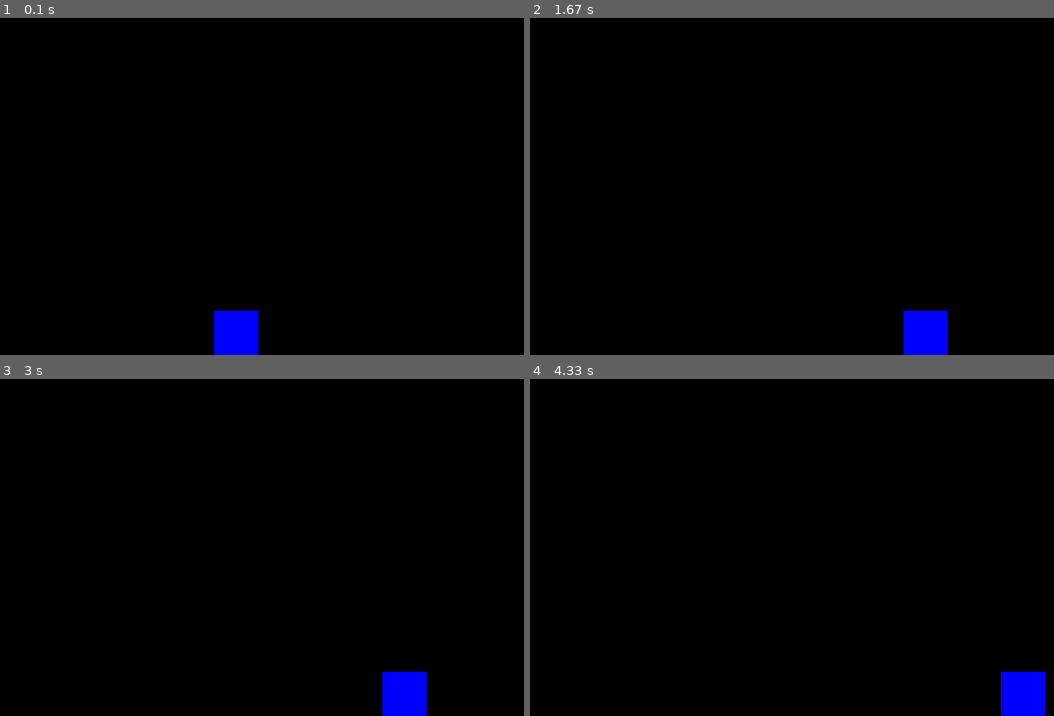
Above: before the commit, frames 1-4 (two rows, left to right).
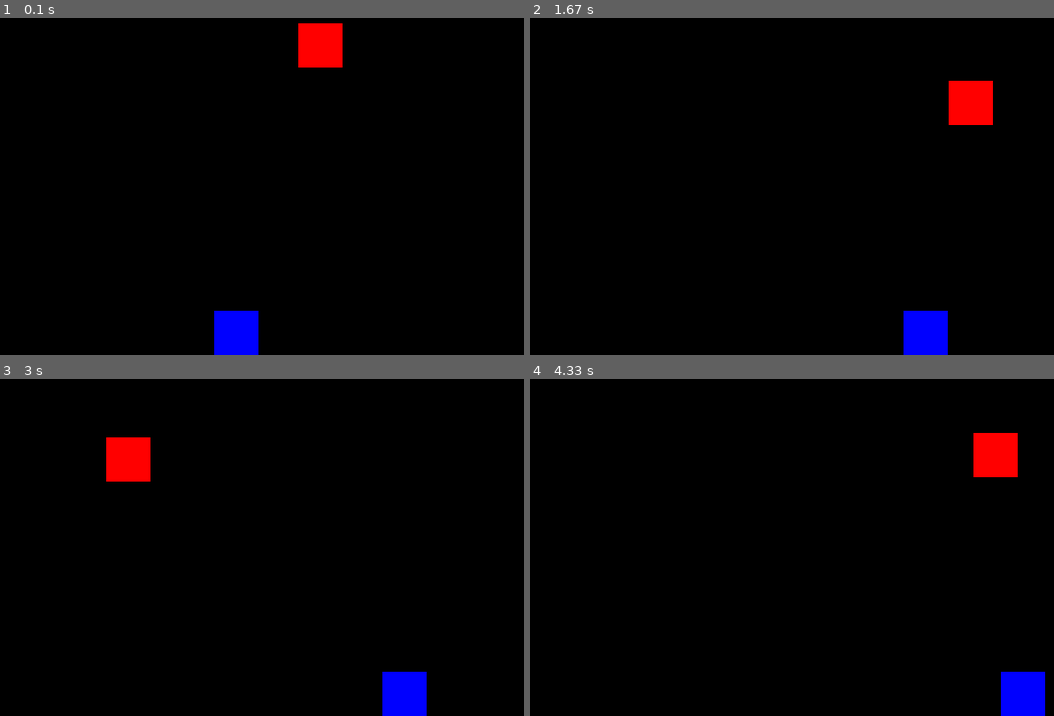
Above: after the commit, the same moments.

Repository: Le-dev24/trabalhoPygame
Game: pygame game, started from main.py
The game is run twice, just before and just after one commit, with the same random seed, the same clock (stepped at 60 frames per second) and the same inputs.
Inputs:
- Up to frame 1 (0.1 s): no input
- Up to frame 2 (1.67 s): hold Right 0.33-0.8 s; hold Right 0.83-1.3 s; hold Left from 1.33 s (still down)
- Up to frame 3 (3 s): release Left at 1.87 s; hold Left 1.9-2.3 s; hold Right 2.33-2.97 s
- Up to frame 4 (4.33 s): hold Left 3-3.47 s; hold Right 3.5-3.97 s; hold Right from 4 s (still down)

The runs differ from the first frame. In frame 1, 1.1% of the frame differs, in the area x 56-66%, y 1-15%; in frame 2, 1.1%; in frame 3, 1.1%; in frame 4, 1.1%.

Commit message:
criação da classe objeto e integração com o arquivo game.py

Diff:
--- a/code/game.py
+++ b/code/game.py
@@ -1,6 +1,7 @@
 import pygame
 
 from code.player import Player
+from code.objeto import Objeto
 
 class Game:
     def __init__(self):
@@ -21,6 +22,9 @@
         # classe player
         self.player = Player(250, 350)
 
+        # classe objeto
+        self.objeto = Objeto()
+
     def run(self):
         while self.rodando:
             self.clock.tick(60)
@@ -29,12 +33,14 @@
                 if evento.type == pygame.QUIT:
                     self.rodando = False
 
-            # classe player
             teclas = pygame.key.get_pressed()
             self.player.mover(teclas)
+
+            self.objeto.atualizar()
 
             self.tela.fill((0, 0, 0))
 
             self.player.desenhar(self.tela)
+            self.objeto.desenhar(self.tela)
 
             pygame.display.update()
--- a/code/objeto.py
+++ b/code/objeto.py
@@ -0,0 +1,27 @@
+import pygame
+import random
+
+class Objeto:
+    def __init__(self):
+        self.altura = 50
+        self.largura = 50
+
+        self.x = random.randint(0,550)
+        self.y = 0
+
+        self.vel = 5
+
+        self.rect = pygame.Rect(self.x, self.y, self.altura, self.largura)
+
+    def atualizar (self):
+        self.y += self.vel
+
+        # voltando para o topo quando sai da tela
+        if self.y > 400:
+            self.y = 0
+            self.x = random.randint(0, 550)
+
+        self.rect.topleft = (self.x, self.y)
+
+    def desenhar(self, tela):
+        pygame.draw.rect(tela, (255, 0, 0), self.rect)
